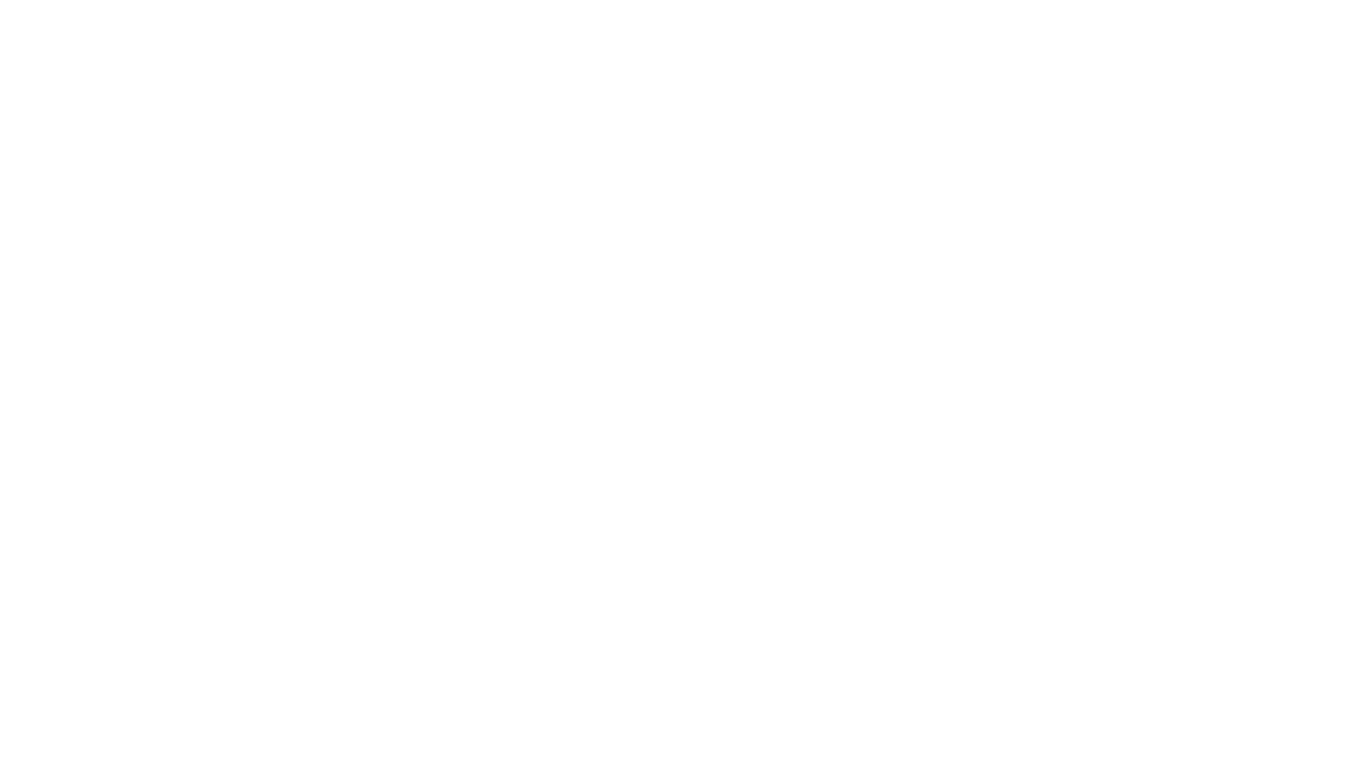
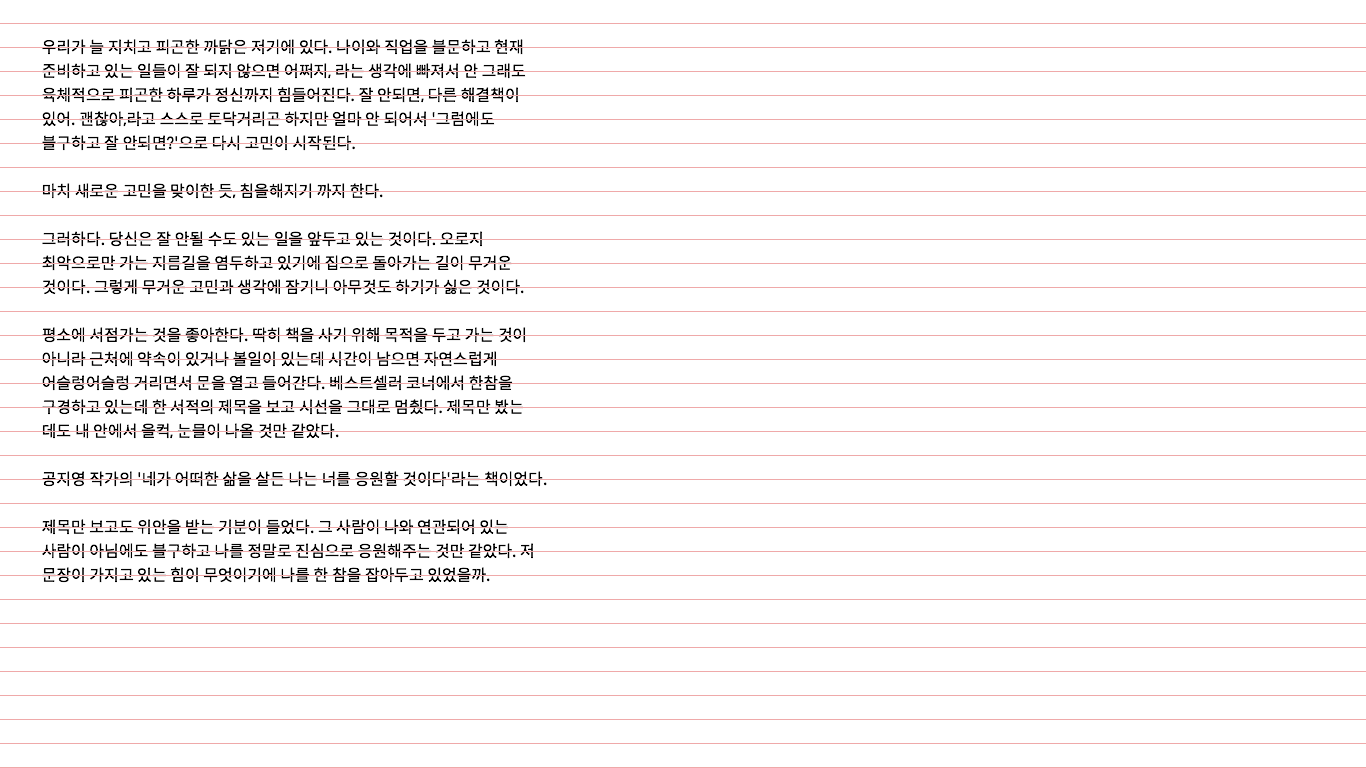
Layer changes from the first 1366x768 image to the second:
added group "타이포그래피 설계" (1st of 2) with 3 layers over [left=0, top=23, right=1366, bottom=768]
added layer "Pattern Fill 1" in group "타이포그래피 설계" over [left=0, top=23, right=1366, bottom=768]
added layer "우리가 늘 지치고 피곤한 까닭은 저기에 있다. 나이와 직업을 불문하고 현재 준비하고 있는 일들이 잘 되지 않으면" in group "타이포그래피 설계" over [left=42, top=39, right=547, bottom=583]
removed layer "Background" over [left=0, top=23, right=1366, bottom=768]
